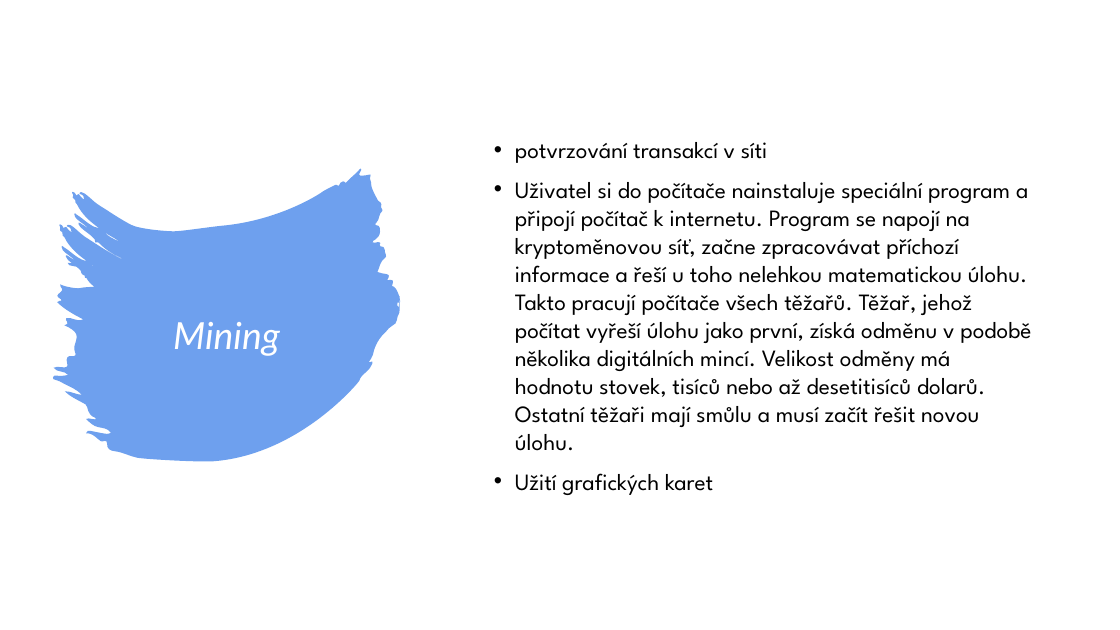
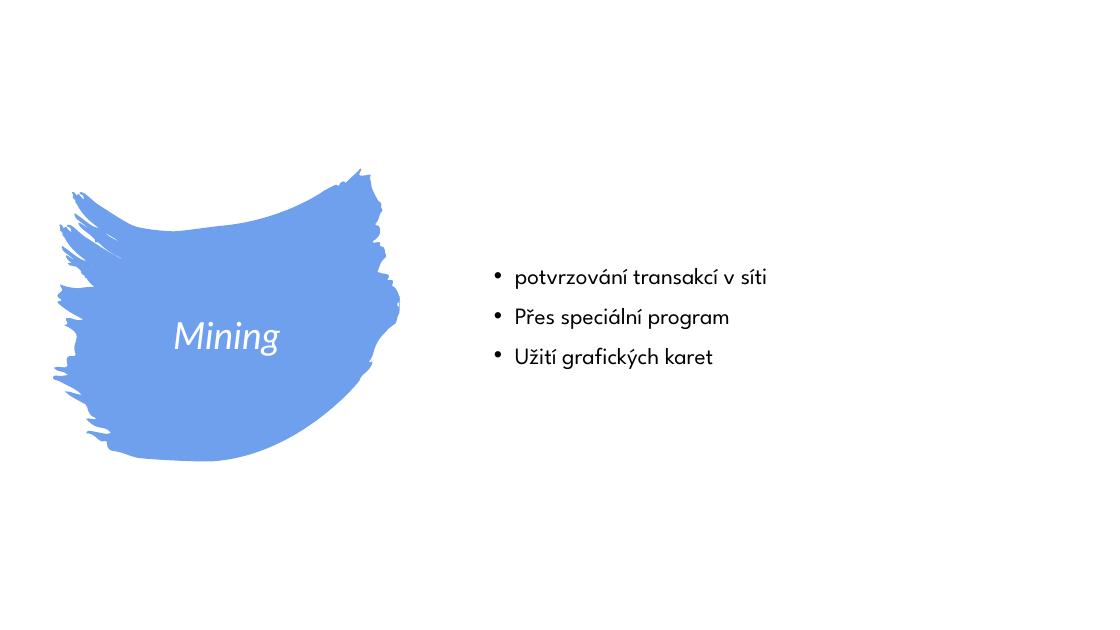
Before and after one commit to kuba384/Jirasek, a slide deck: slide 7 of Presentation.pptx. Drawn at 1120x630 pixels with LibreOffice and Linux fonts; fonts in the diff are those of the drawing. Boxes give left, top, right and bottom in pixels: in the first picture for what was removed or moved away, otherwise in the second. Text is boxed around its words. In the diff, an @@ line names an element or a change of style, - is before the commit and + after.

```diff
--- a/Presentation.pptx
+++ b/Presentation.pptx
@@ text at [515, 308, 730, 329]: text changed @@
-• Uživatel si do počítače nainstaluje speciální program a připojí počítač k internetu. Program se napojí na kryptoměnovou síť, začne zpracovávat příchozí informace a řeší u toho nelehkou matematickou úlohu. Takto pracují počítače všech těžařů. Těžař, jehož počítat vyřeší úlohu jako první, získá odměnu v podobě několika digitálních mincí. Velikost odměny má hodnotu stovek, tisíců nebo až desetitisíců dolarů. Ostatní těžaři mají smůlu a musí začít řešit novou úlohu.
+• Přes speciální program
```
Also in this commit, not shown: 7 other slides changed, 4 slides added, 2 slides removed.
